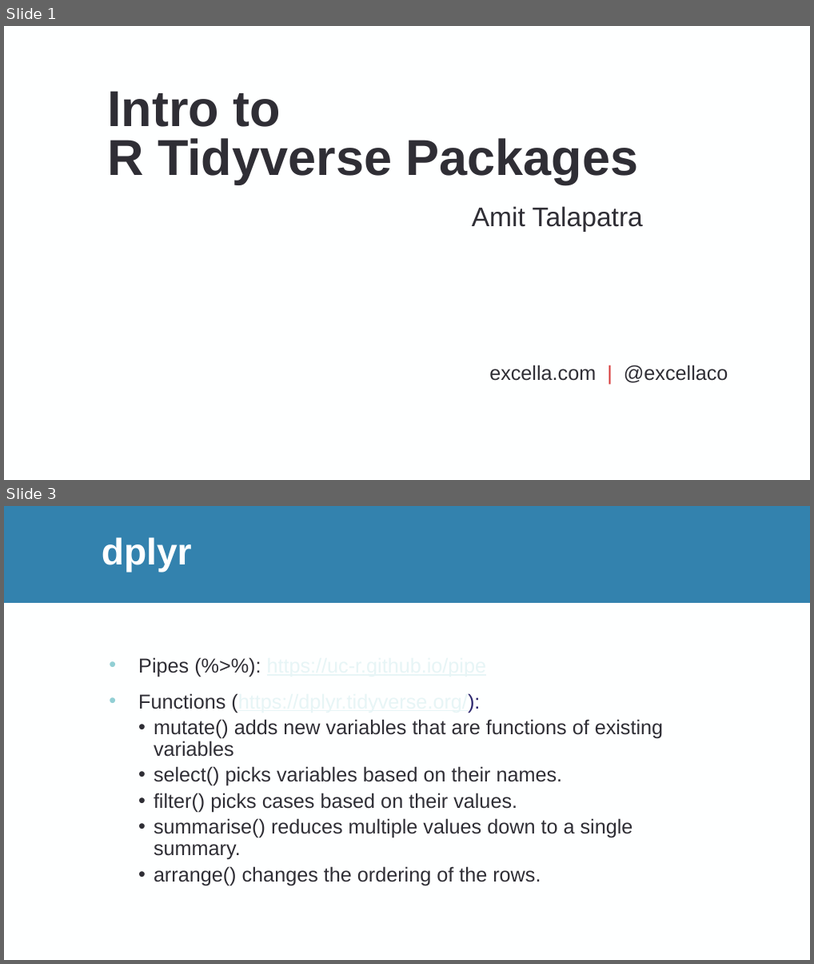
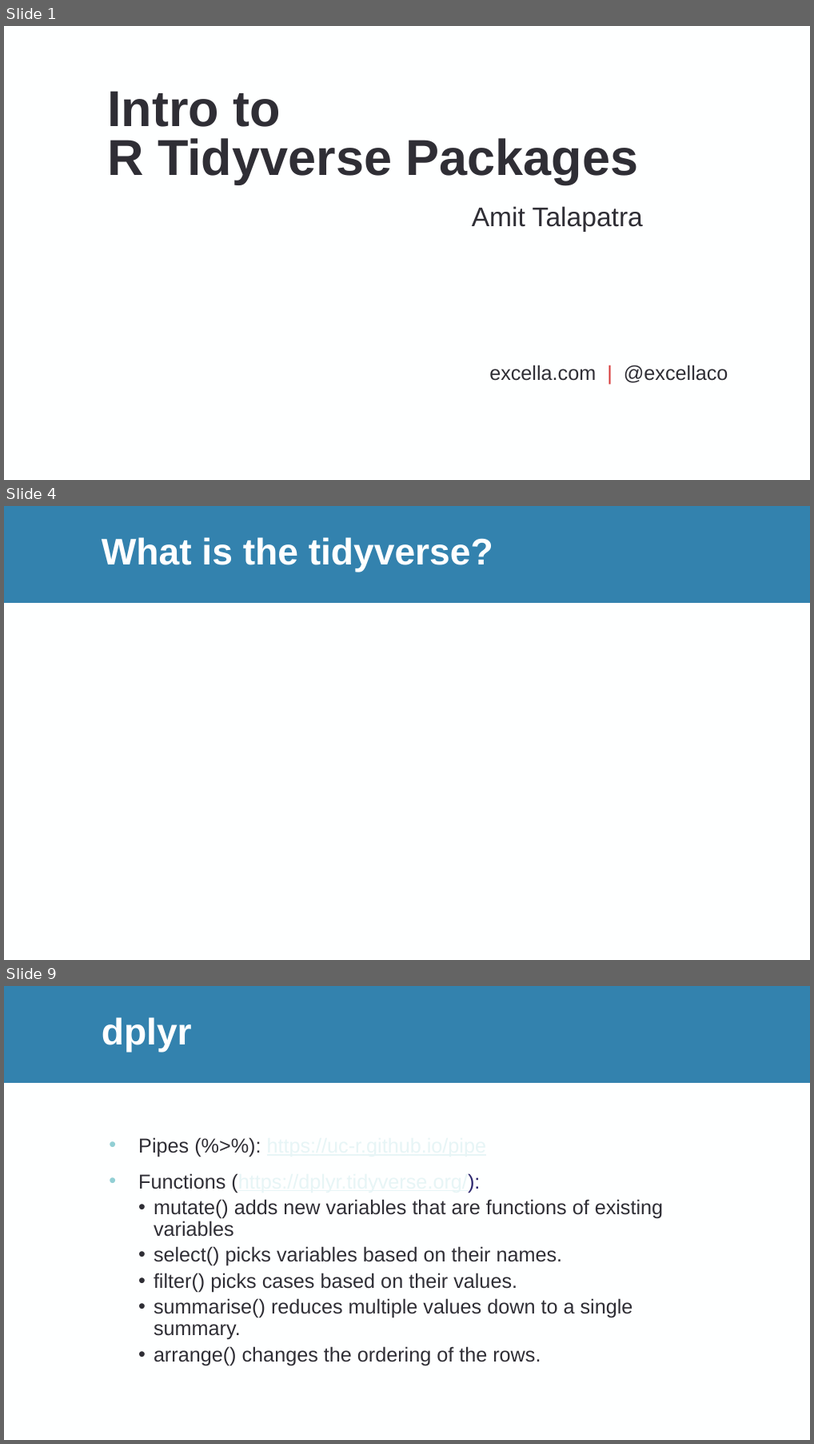
Before and after one commit to atalapatra/Intro-to-R-Tidyverse, a slide deck: Intro to R Tidyverse Packages.pptx. Shown one above the other, each under a label of ours: slides 1 and 3 before the commit, slides 1, 4 and 9 after it; the slides between them are not shown. The pictures are 814x964 and 814x1444 pixels, drawn with LibreOffice and Linux fonts; fonts in the diff are those of the drawing; background and template pictures are left out. Boxes give left, top, right and bottom in pixels: in the first picture for what was removed or moved away, otherwise in the second. Text is boxed around its words. In the diff, an @@ line names an element or a change of style, - is before the commit and + after.

```diff
--- a/Intro to R Tidyverse Packages.pptx
+++ b/Intro to R Tidyverse Packages.pptx
@@ slide 4 added at [4,506,810,960], background #FEFFFF; not listed: 1 template element that a slide beside it also shows @@
@@ title added at [102,537,494,572], 44 pt, text #FEFFFF, bold @@
+What is the tidyverse?
@@ what was slide 3 is now slide 9 @@
```
Also in this commit, not shown: 1 slide changed, 5 other slides added, 3 other files.
